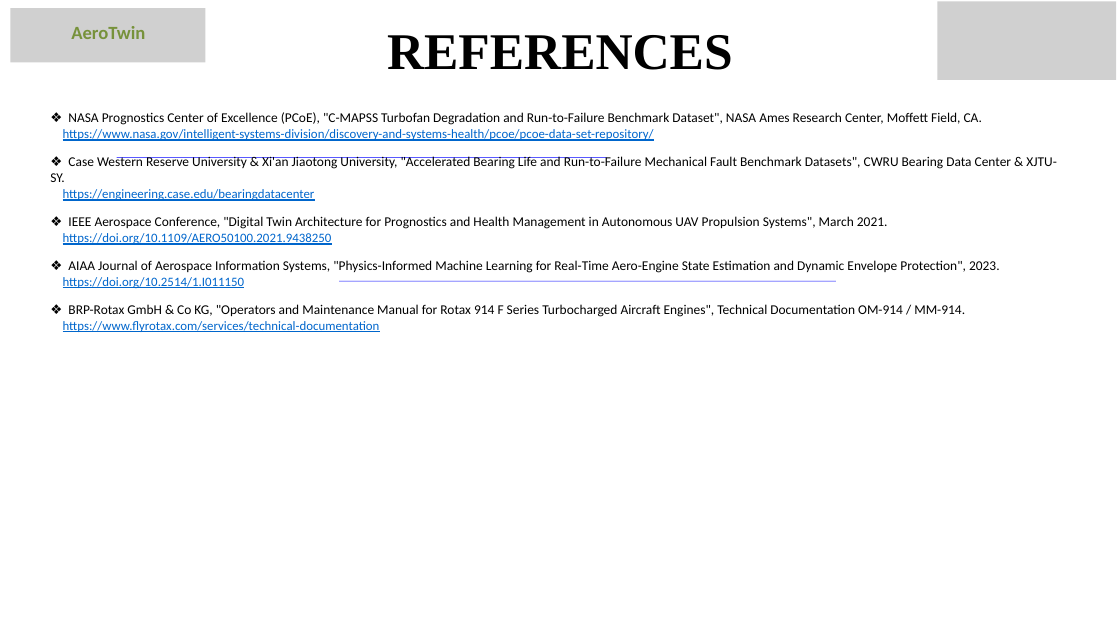
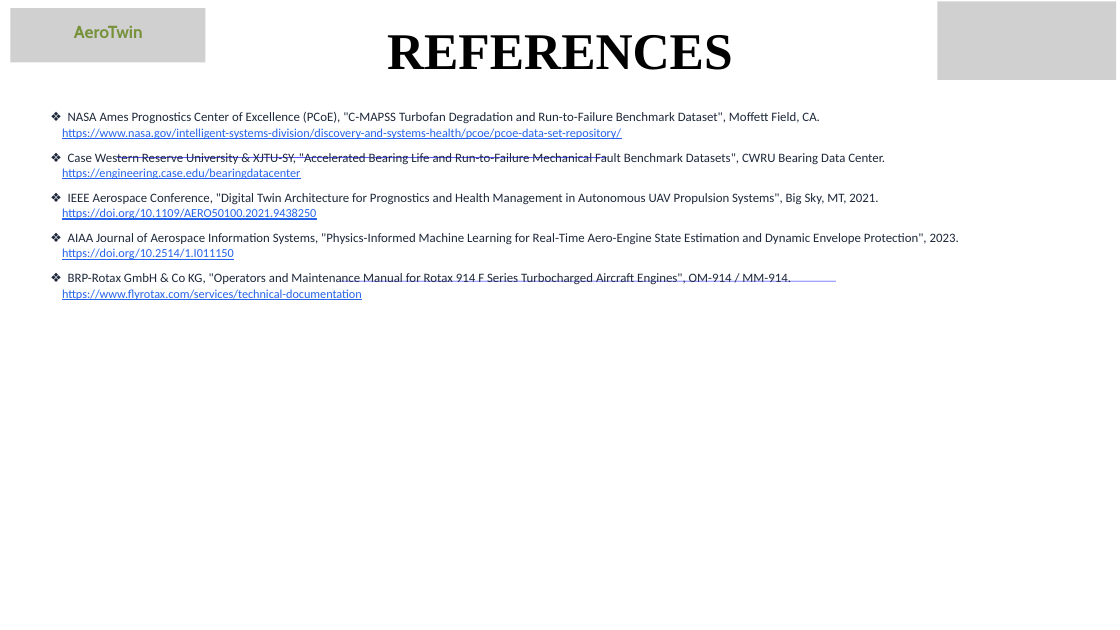
Before and after one commit to sanket-surya/Project-Shree-Ganesh-2, a slide deck: slide 6 of AeroTwin_SIH2026_Official_Presentation.pptx. Drawn at 1120x630 pixels with LibreOffice and Linux fonts; fonts in the diff are those of the drawing; grey boxes stand for pictures. Boxes give left, top, right and bottom in pixels: in the first picture for what was removed or moved away, otherwise in the second. Text is boxed around its words. In the diff, an @@ line names an element or a change of style, - is before the commit and + after.

Commit message:
Fix presentation layout: resolve text overlaps, align cards, replace foreign assets with defense visuals

```diff
--- a/AeroTwin_SIH2026_Official_Presentation.pptx
+++ b/AeroTwin_SIH2026_Official_Presentation.pptx
@@ text "AeroTwin" at [74, 26, 143, 38]: size 16 to 15 pt, font Calibri to Cabin @@
@@ text at [62, 112, 885, 220]: text changed; size 11.5 to 11 pt; text colour #000000 to #1E293B @@
-❖ NASA Prognostics Center of Excellence (PCoE), "C-MAPSS Turbofan Degradation and Run-to-Failure Benchmark Dataset", NASA Ames Research Center, Moffett Field, CA.
-https://www.nasa.gov/intelligent-systems-division/discovery-and-systems-health/pcoe/pcoe-data-set-repository/
-❖ Case Western Reserve University & Xi'an Jiaotong University, "Accelerated Bearing Life and Run-to-Failure Mechanical Fault Benchmark Datasets", CWRU Bearing Data Center & XJTU-SY.
-https://engineering.case.edu/bearingdatacenter
-❖ IEEE Aerospace Conference, "Digital Twin Architecture for Prognostics and Health Management in Autonomous UAV Propulsion Systems", March 2021.
-https://doi.org/10.1109/AERO50100.2021.9438250
+❖ NASA Ames Prognostics Center of Excellence (PCoE), "C-MAPSS Turbofan Degradation and Run-to-Failure Benchmark Dataset", Moffett Field, CA.
+https://www.nasa.gov/intelligent-systems-division/discovery-and-systems-health/pcoe/pcoe-data-set-repository/
+❖ Case Western Reserve University & XJTU-SY, "Accelerated Bearing Life and Run-to-Failure Mechanical Fault Benchmark Datasets", CWRU Bearing Data Center.
+https://engineering.case.edu/bearingdatacenter
+❖ IEEE Aerospace Conference, "Digital Twin Architecture for Prognostics and Health Management in Autonomous UAV Propulsion Systems", Big Sky, MT, 2021.
+https://doi.org/10.1109/AERO50100.2021.9438250
@@ text at [62, 233, 959, 260]: size 11.5 to 11 pt, text colour #000000 to #1E293B in "❖ AIAA Journal of Aerospace Information Systems, ..."; size 11 to 10.5 pt, text colour #0066CC to #2563EB in "https://doi.org/10.2514/1.I011150"; less space between paragraphs @@
@@ text at [62, 273, 791, 300]: text changed; size 11.5 to 11 pt; text colour #000000 to #1E293B @@
-❖ BRP-Rotax GmbH & Co KG, "Operators and Maintenance Manual for Rotax 914 F Series Turbocharged Aircraft Engines", Technical Documentation OM-914 / MM-914.
-https://www.flyrotax.com/services/technical-documentation
+❖ BRP-Rotax GmbH & Co KG, "Operators and Maintenance Manual for Rotax 914 F Series Turbocharged Aircraft Engines", OM-914 / MM-914.
+https://www.flyrotax.com/services/technical-documentation
```
Also in this commit, not shown: 5 other slides changed, 1 other file.
